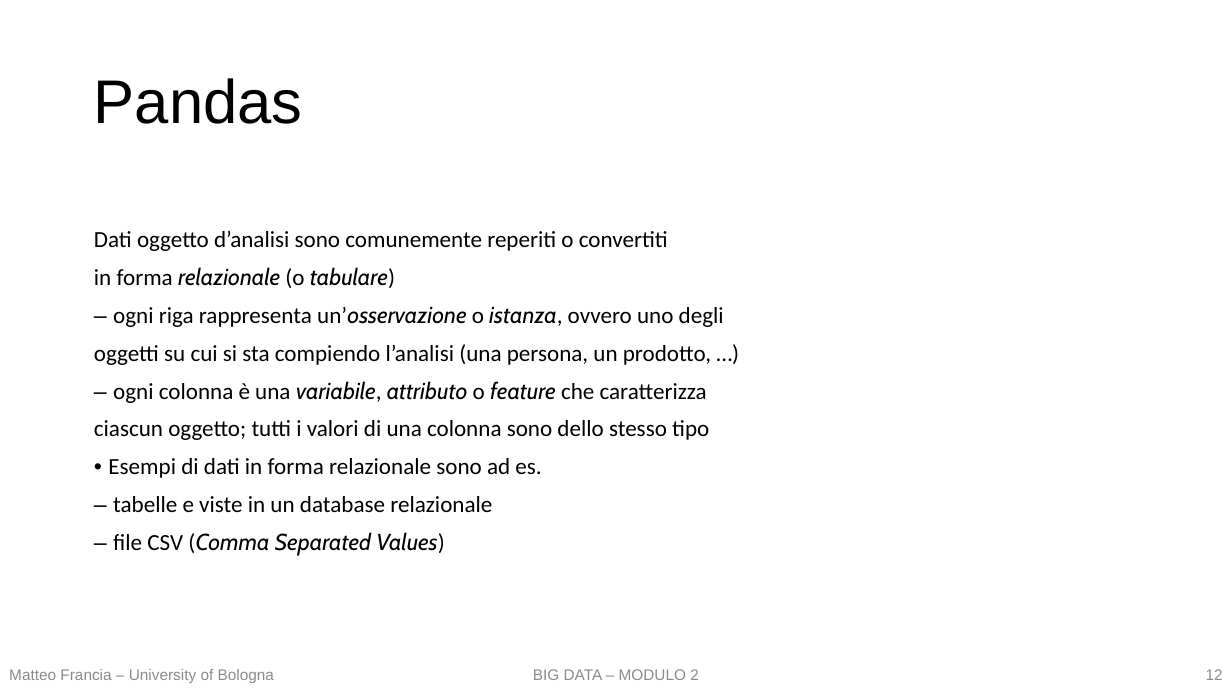
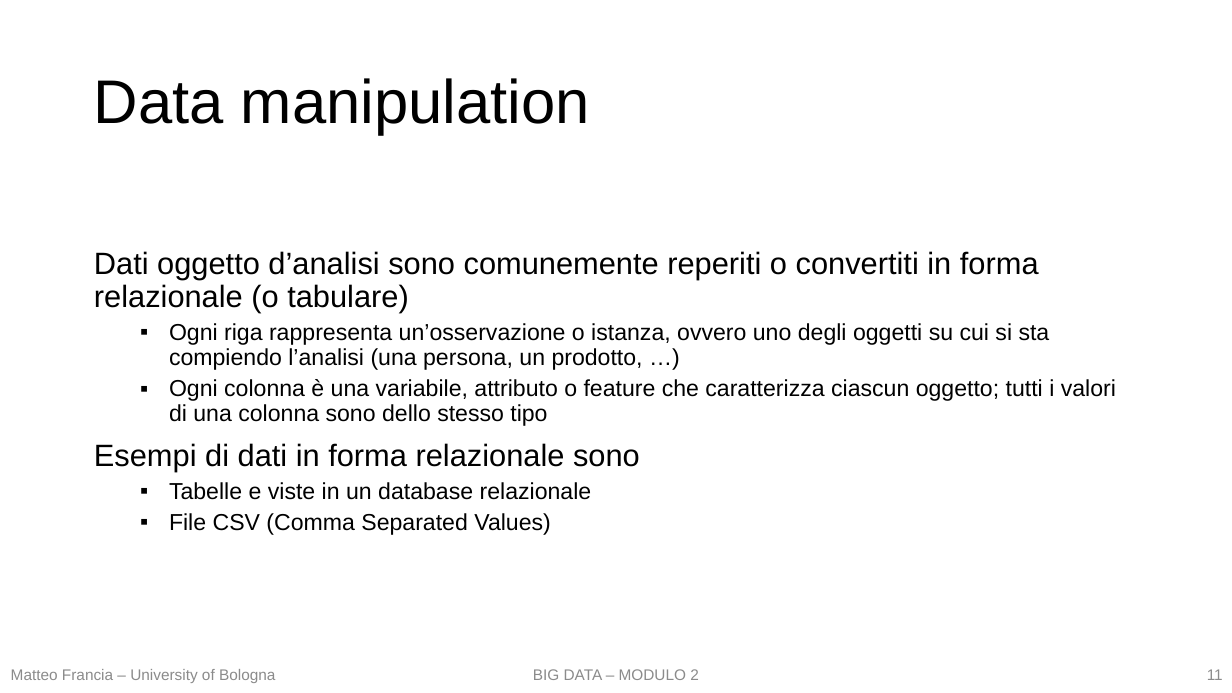
Before and after one commit to w4bo/teaching-handsondatapipelines, a slide deck: slide 11 of 01 - DataPreprocessing/01 - DataPreprocessing.pptx (slide 12 before the commit). Drawn at 1232x693 pixels with LibreOffice and Linux fonts; fonts in the diff are those of the drawing. Boxes give left, top, right and bottom in pixels: in the first picture for what was removed or moved away, otherwise in the second. Text is boxed around its words. In the diff, an @@ line names an element or a change of style, - is before the commit and + after.

```diff
--- a/01 - DataPreprocessing/01 - DataPreprocessing.pptx
+++ b/01 - DataPreprocessing/01 - DataPreprocessing.pptx
@@ title at <box>94,78,590,135</box>: text changed @@
-Pandas
+Data manipulation
@@ text at <box>94,251,1116,535</box>: text changed; font Calibri to Arial @@
-Dati oggetto d’analisi sono comunemente reperiti o convertiti
-in forma relazionale (o tabulare)
-– ogni riga rappresenta un’osservazione o istanza, ovvero uno degli
-oggetti su cui si sta compiendo l’analisi (una persona, un prodotto, …)
-– ogni colonna è una variabile, attributo o feature che caratterizza
-ciascun oggetto; tutti i valori di una colonna sono dello stesso tipo
-• Esempi di dati in forma relazionale sono ad es.
-– tabelle e viste in un database relazionale
-– file CSV (Comma Separated Values)
+Dati oggetto d’analisi sono comunemente reperiti o convertiti in forma relazionale (o tabulare)
+  ▪ Ogni riga rappresenta un’osservazione o istanza, ovvero uno degli oggetti su cui si sta compiendo l’analisi (una persona, un prodotto, …)
+  ▪ Ogni colonna è una variabile, attributo o feature che caratterizza ciascun oggetto; tutti i valori di una colonna sono dello stesso tipo
+Esempi di dati in forma relazionale sono
+  ▪ Tabelle e viste in un database relazionale
+  ▪ File CSV (Comma Separated Values)
@@ text "Matteo Francia – University of ..." at <box>11,669,275,683</box>: alignment left to centre @@
@@ page number at <box>1207,669,1223,680</box>: text changed @@
-12
+11
```
Also in this commit, not shown: 24 other slides changed, 2 slides removed, 1 other file.
